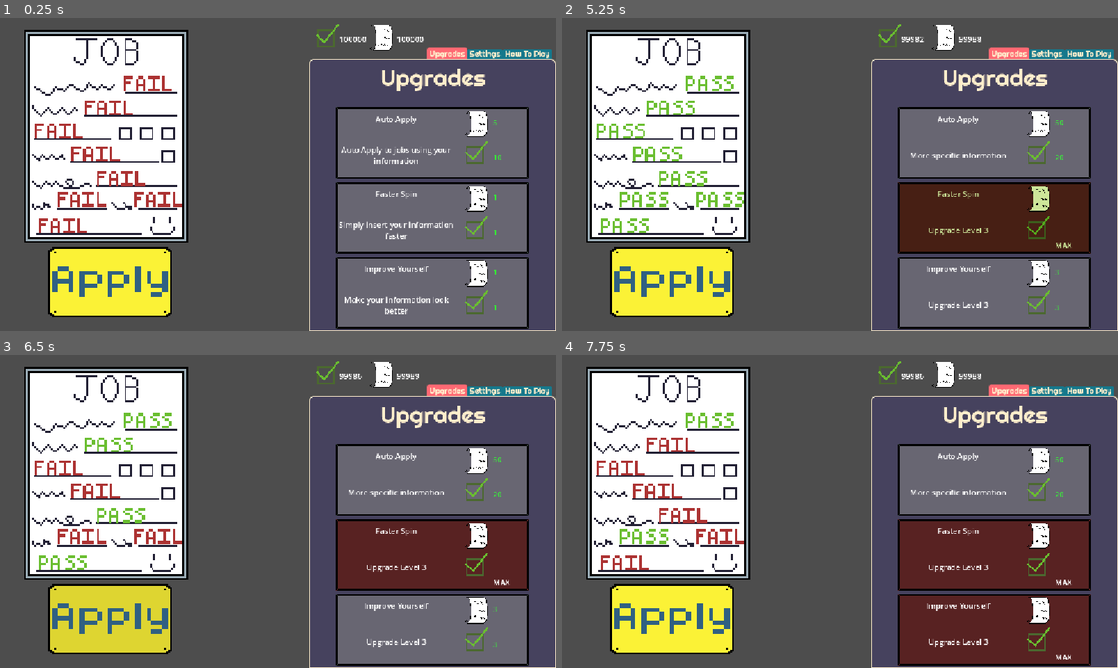
Above: before the commit, frames 1-4 (two rows, left to right).
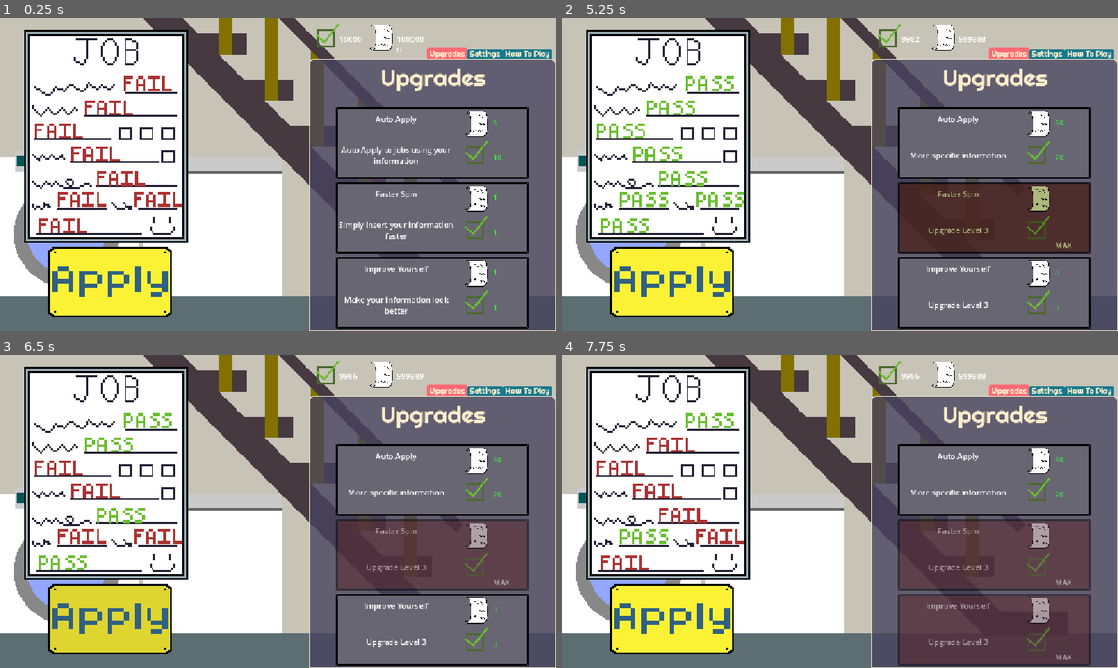
Above: after the commit, the same moments.

Repository: OrangePainting/in-this-economy
Game: Godot game, scene res://Scenes/main.tscn
Same seed, same stepped clock (60 frames per second), same inputs: the game is played once before the commit and once after it.
Inputs (mouse positions are in pixels of both pictures, inside the frame that each line leads up to):
- Up to frame 1 (0.25 s): no input
- Up to frame 2 (5.25 s): click (1001, 143) at 0.5 s; click (1001, 218) at 1.27 s; click (1001, 218) at 2.02 s; click (1001, 293) at 2.77 s; click (1001, 293) at 3.52 s; click (673, 280) at 4.25 s; click (1001, 218) at 5.02 s
- Up to frame 3 (6.5 s): click (111, 617) at 5.75 s
- Up to frame 4 (7.75 s): click (673, 617) at 6.5 s; click (1001, 630) at 7.27 s

The runs differ from the first frame. In frame 1, 42% of the frame differs, in the area x 0-100%, y 0-100%; in frame 2, 42%; in frame 3, 49%; in frame 4, 57%.

Commit message:
Yay transparency
Krish Konda
21:26 06/21/26

Added some transparency for the upgrades and the tab container to see the background better.

Diff:
--- a/Scenes/main.tscn
+++ b/Scenes/main.tscn
@@ -1,6 +1,7 @@
 [gd_scene format=3 uid="uid://3dyjyhlniw7u"]
 
 [ext_resource type="Script" uid="uid://b5fltr16o0asa" path="res://Scripts/main.gd" id="1_jjgbg"]
+[ext_resource type="Texture2D" uid="uid://b0jnsbdhd5prs" path="res://Assets/Background.png" id="2_21xkr"]
 [ext_resource type="PackedScene" uid="uid://cgl24f6nei8cg" path="res://Scenes/spinner_document.tscn" id="2_bo1nx"]
 [ext_resource type="PackedScene" uid="uid://c6qb6rri04mwx" path="res://Scenes/spin_button.tscn" id="3_8gbba"]
 [ext_resource type="PackedScene" uid="uid://uptjvgfhs45v" path="res://Scenes/ui_manager.tscn" id="4_jjvhh"]
@@ -8,6 +9,10 @@
 
 [node name="Main" type="Node2D" unique_id=1217511701 groups=["Results"]]
 script = ExtResource("1_jjgbg")
+
+[node name="Sprite2D" type="Sprite2D" parent="." unique_id=1286664231]
+texture = ExtResource("2_21xkr")
+centered = false
 
 [node name="SpinnerDocument" parent="." unique_id=918059454 instance=ExtResource("2_bo1nx")]
 position = Vector2(50, 25)
--- a/Scenes/tab_system.tscn
+++ b/Scenes/tab_system.tscn
@@ -2,6 +2,16 @@
 
 [ext_resource type="Theme" uid="uid://b3klx57slj0l3" path="res://Assets/soft_retro/soft_retro/soft_retro.tres" id="1_xwrfs"]
 [ext_resource type="Script" uid="uid://cb2u3x5xd2a8x" path="res://Scripts/upgrade_container.gd" id="2_4bjt4"]
+
+[sub_resource type="StyleBoxFlat" id="StyleBoxFlat_4bjt4"]
+bg_color = Color(0.27565, 0.259, 0.37, 0.78431374)
+border_width_left = 2
+border_width_top = 2
+border_width_right = 2
+border_width_bottom = 2
+border_color = Color(1, 0.933333, 0.8, 1)
+corner_radius_top_left = 10
+corner_radius_top_right = 10
 
 [node name="TabSystem" type="Node2D" unique_id=30286076]
 
@@ -11,6 +21,7 @@
 offset_right = 1152.0
 offset_bottom = 648.0
 theme = ExtResource("1_xwrfs")
+theme_override_styles/panel = SubResource("StyleBoxFlat_4bjt4")
 tab_alignment = 2
 current_tab = 0
 
--- a/Scripts/Autoloads/global_data.gd
+++ b/Scripts/Autoloads/global_data.gd
@@ -2,8 +2,8 @@
 
 signal currency_changed
 
-var total_apps: int = 100000
-var experience: int = 100000
+var total_apps: int = 1000000
+var experience: int = 10000
 
 var upgrades_bought: Dictionary[UpgradeInfo, int] # key = upgrade, value = highest level bought
 
--- a/Scripts/upgrade_template.gd
+++ b/Scripts/upgrade_template.gd
@@ -19,8 +19,9 @@
 		GlobalData.buy_upgrade(upgrade, get_current_level())
 		update_labels_and_button()
 		update_label_colors()
+		var final_color = Color(1, 1, 1, 0.5) if is_maxed() else Color.WHITE
 		tween.tween_property(self, "modulate", Color.YELLOW_GREEN, 0.1)
-		tween.tween_property(self, "modulate", Color.WHITE, 0.1)
+		tween.tween_property(self, "modulate", final_color, 0.1)
 	else:
 		tween.tween_property(self, "modulate", Color.RED, 0.1)
 		tween.tween_property(self, "modulate", Color.WHITE, 0.3)
@@ -41,14 +42,16 @@
 	name_label.text = upgrade.display_name
 	if is_maxed():
 		if GlobalData.currency_changed.is_connected(update_label_colors): GlobalData.currency_changed.disconnect(update_label_colors)
-		self.disabled = true
+		self.disabled = true # these two lines are for the same purpose
+		self.modulate.a = 0.5 # these two lines are for the same purpose
 		max_label.text = "MAX"
 		app_cost_label.text = ""
 		exp_cost_label.text = ""
 		desc_label.text = upgrade.descriptions[len(upgrade.descriptions) - 1]
 		return
 	max_label.text = ""
-	self.disabled = false
+	self.disabled = false # these two lines are for the same purpose
+	self.modulate.a = 1.0 # these two lines are for the same purpose
 	desc_label.text = upgrade.descriptions[get_current_level()]
 	app_cost_label.text = "%d" % upgrade.app_costs[get_current_level()]
 	exp_cost_label.text = "%d" % upgrade.exp_costs[get_current_level()]
